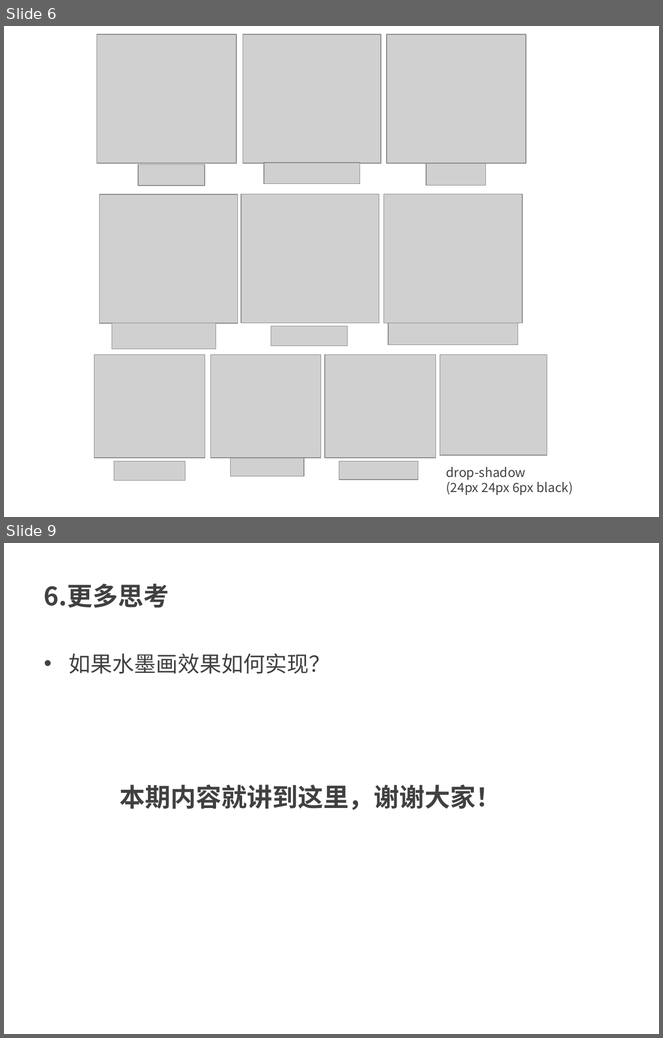
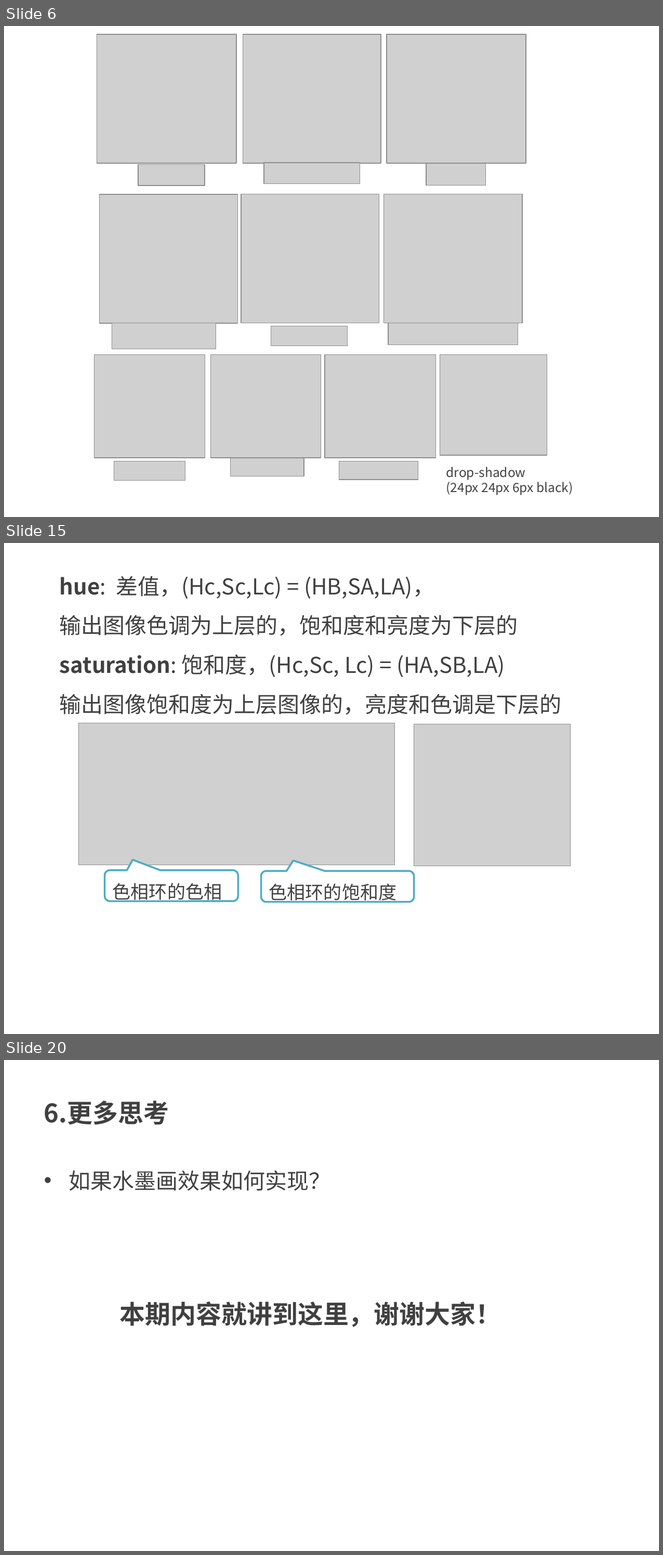
Before and after one commit to kong66/webAni, a slide deck: 35-css-filter/35.pptx. Shown one above the other, each under a label of ours: slides 6 and 9 before the commit, slides 6, 15 and 20 after it; the slides between them are not shown. The pictures are 663x1038 and 663x1555 pixels, drawn with LibreOffice and Linux fonts; fonts in the diff are those of the drawing; grey boxes stand for pictures. Boxes give left, top, right and bottom in pixels: in the first picture for what was removed or moved away, otherwise in the second. Text is boxed around its words. In the diff, an @@ line names an element or a change of style, - is before the commit and + after.

```diff
--- a/35-css-filter/35.pptx
+++ b/35-css-filter/35.pptx
@@ slide 15 added at [4,543,659,1034], background #FFFFFF @@
@@ text added at [60,576,562,715], 24 pt, text #404040 @@
+hue: 差值，(Hc,Sc,Lc) = (HB,SA,LA)，
+输出图像色调为上层的，饱和度和亮度为下层的
+saturation: 饱和度，(Hc,Sc, Lc) = (HA,SB,LA)
+输出图像饱和度为上层图像的，亮度和色调是下层的
@@ picture added at [79,723,395,865] @@
@@ picture added at [414,724,571,866] @@
@@ rounded speech box added at [105,871,239,901], fill #FFFFFF, outline #4BACC6 2 pt, 20 pt, text #404040 @@
+色相环的色相
@@ rounded speech box added at [261,871,414,902], fill #FFFFFF, outline #4BACC6 2 pt, 20 pt, text #404040 @@
+色相环的饱和度
@@ what was slide 9 is now slide 20 @@
```
Also in this commit, not shown: 4 slides changed, 10 other slides added, 12 other files.
